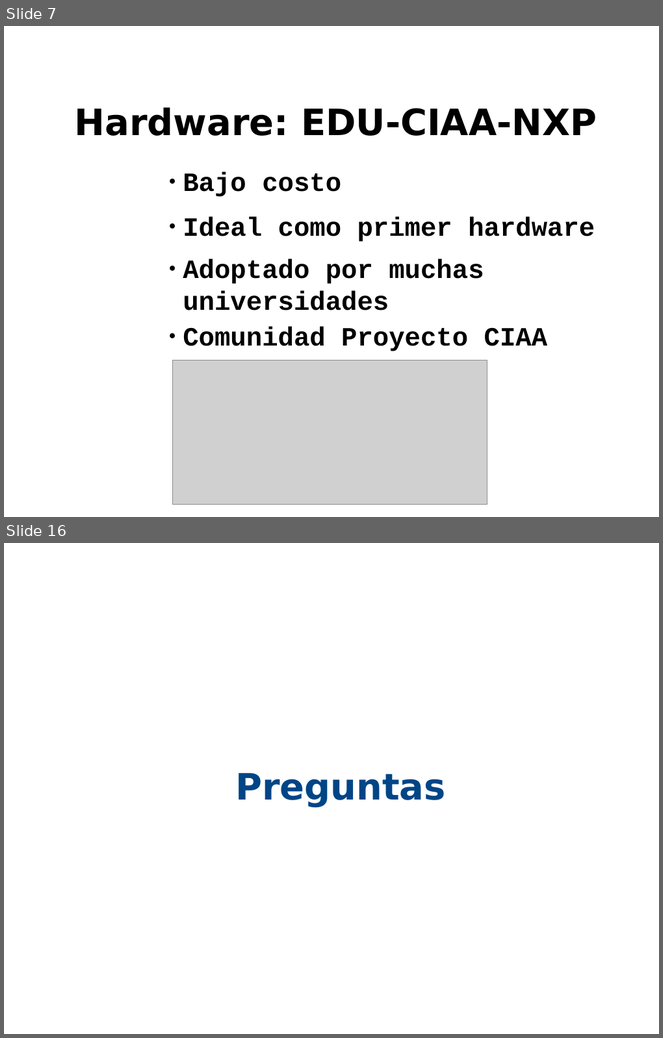
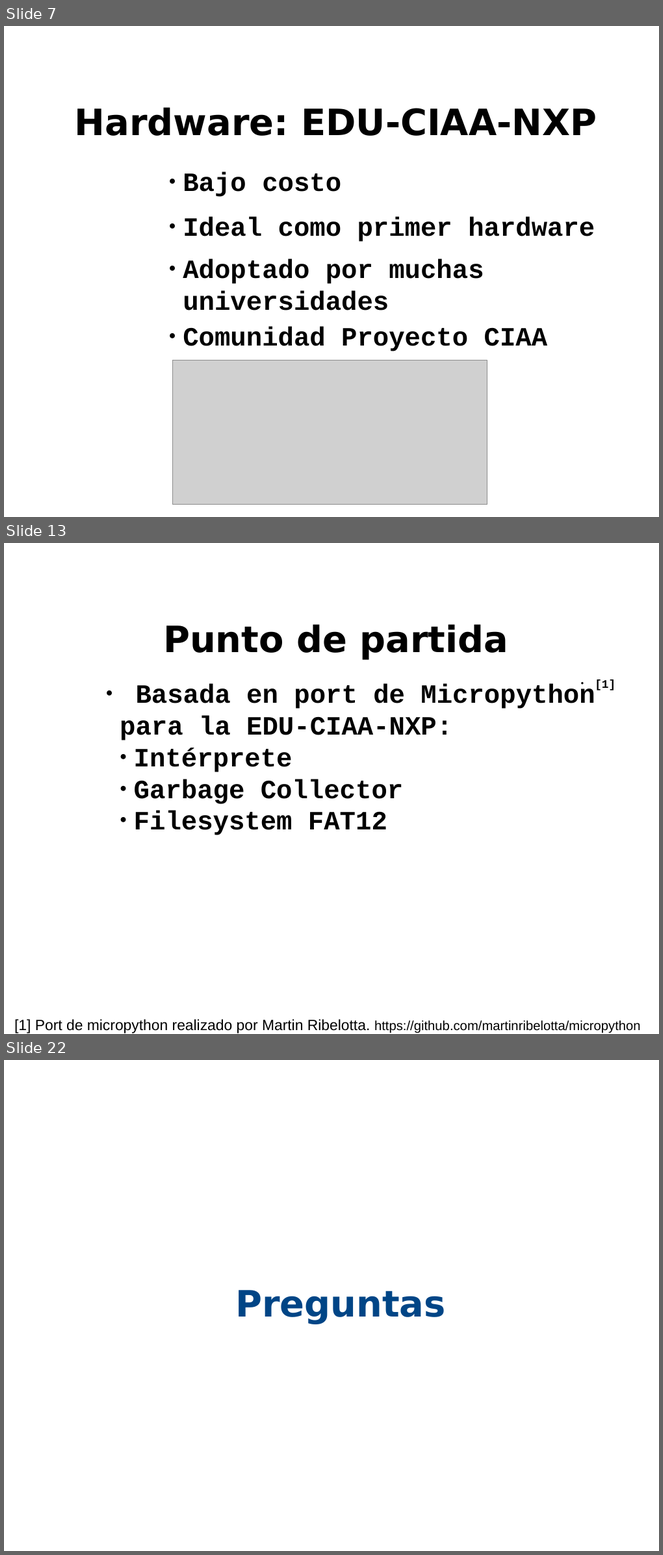
Before and after one commit to ernesto-g/tpfinalcese, a slide deck: presentacion/presentacion_v1.odp. Shown one above the other, each under a label of ours: slides 7 and 16 before the commit, slides 7, 13 and 22 after it; the slides between them are not shown. The pictures are 663x1038 and 663x1555 pixels, drawn with LibreOffice and Linux fonts; fonts in the diff are those of the drawing; grey boxes stand for pictures; background and template pictures are left out. Boxes give left, top, right and bottom in pixels: in the first picture for what was removed or moved away, otherwise in the second. Text is boxed around its words. In the diff, an @@ line names an element or a change of style, - is before the commit and + after.

```diff
--- a/presentacion/presentacion_v1.odp
+++ b/presentacion/presentacion_v1.odp
@@ slide 13 added at [4, 543, 659, 1034], background picture (left out) @@
@@ title added at [163, 624, 509, 659], 44 pt, text #000000, bold @@
+Punto de partida
@@ text added at [120, 684, 595, 835], 32 pt, text #000000, bold @@
+● Basada en port de Micropython para la EDU-CIAA-NXP:
+  ● Intérprete
+  ● Garbage Collector
+  ● Filesystem FAT12
@@ text added at [595, 679, 616, 691], 14 pt, text #000000, bold @@
+● [1]
@@ text added at [14, 1019, 641, 1034], 18 pt, text #000000 @@
+[1] Port de micropython realizado por Martin Ribelotta. https://github.com/martinribelotta/micropython
@@ what was slide 16 is now slide 22 @@
```
Also in this commit, not shown: 8 slides changed, 5 other slides added, 2 other files.
